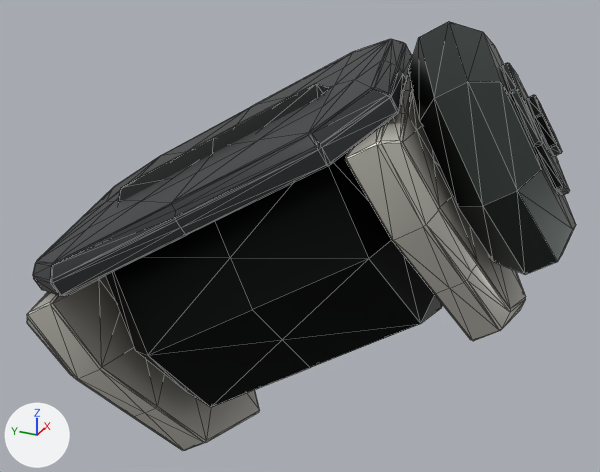
Before and after pictures for a commit that changed the glTF model assets/export/models/bastion.elbow_front_left.glb.
Rendered twice from a camera (50 mm lens) standing at (-2.477, -1.192, 1.049) and looking at (0.015, -0.071, -0.197). Lighting does not change. The marker at lower left points along +X, +Y and +Z. The first picture is the older version. Mesh edges are drawn as thin lines.
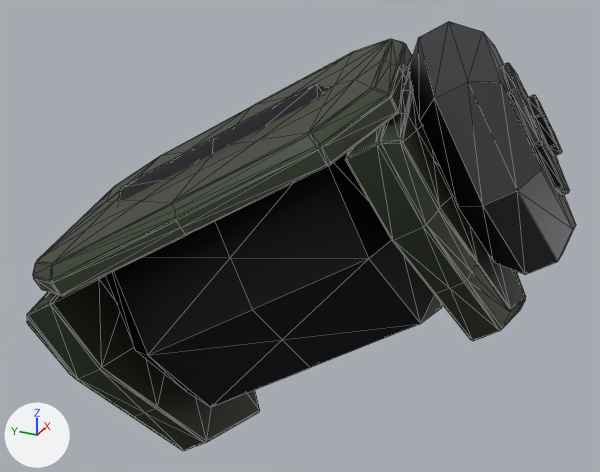
The newer file is also rescaled (x4.5) as a whole; pictures and numbers use the older file's frame.

Patch to the scene script:
```diff
--- a/assets/export/models/bastion.elbow_front_left.glb.py
+++ b/assets/export/models/bastion.elbow_front_left.glb.py
@@ mat_armor @@
 n2 = _N.new('ShaderNodeMix'); n2.name = 'Mix'
 n2.inputs[0].default_value = 1.0  # 'Factor'
-n2.inputs[7].default_value = (0.57, 0.554, 0.492, 1.0)  # 'B', light grey #c7c4ba
+n2.inputs[7].default_value = (0.0245, 0.0363, 0.0153, 1.0)  # 'B', dark green #2b3621
 n3 = _N.new('ShaderNodeVertexColor'); n3.name = 'Color Attribute'
```

What differs and where, as boxes (x1, y1, x2, y2) in the pictures (600 x 472 px):
'Mesh_0', surface changed
    both: (27, 39, 570, 451)
